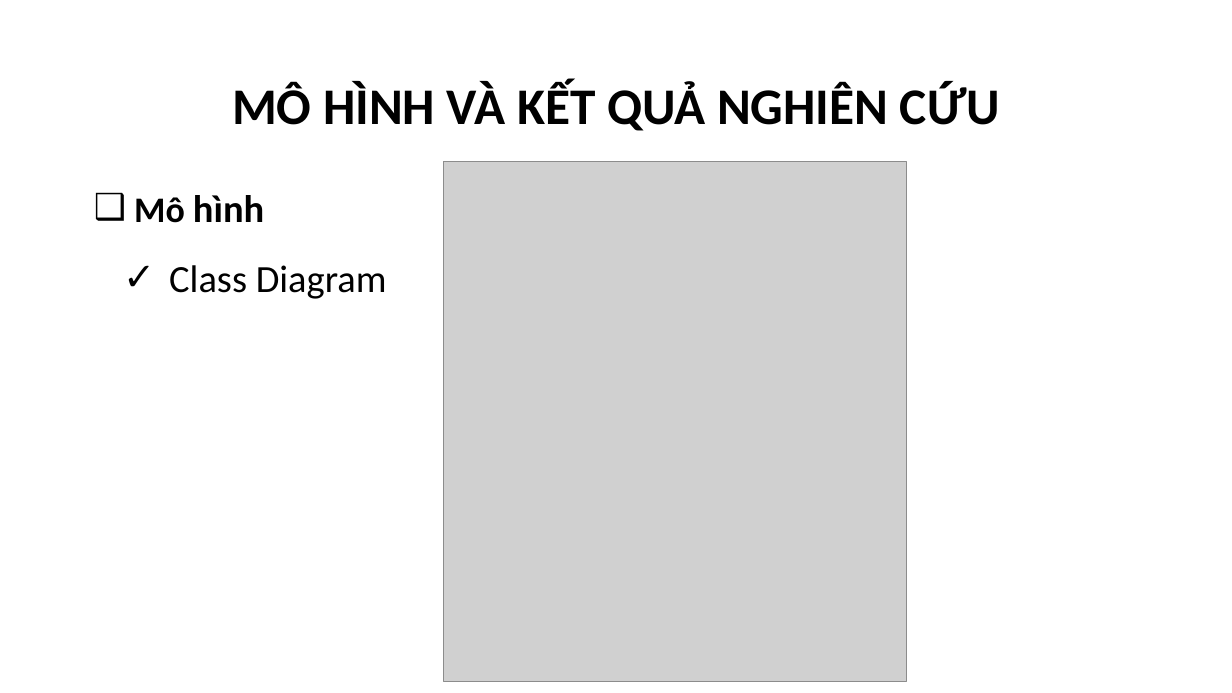
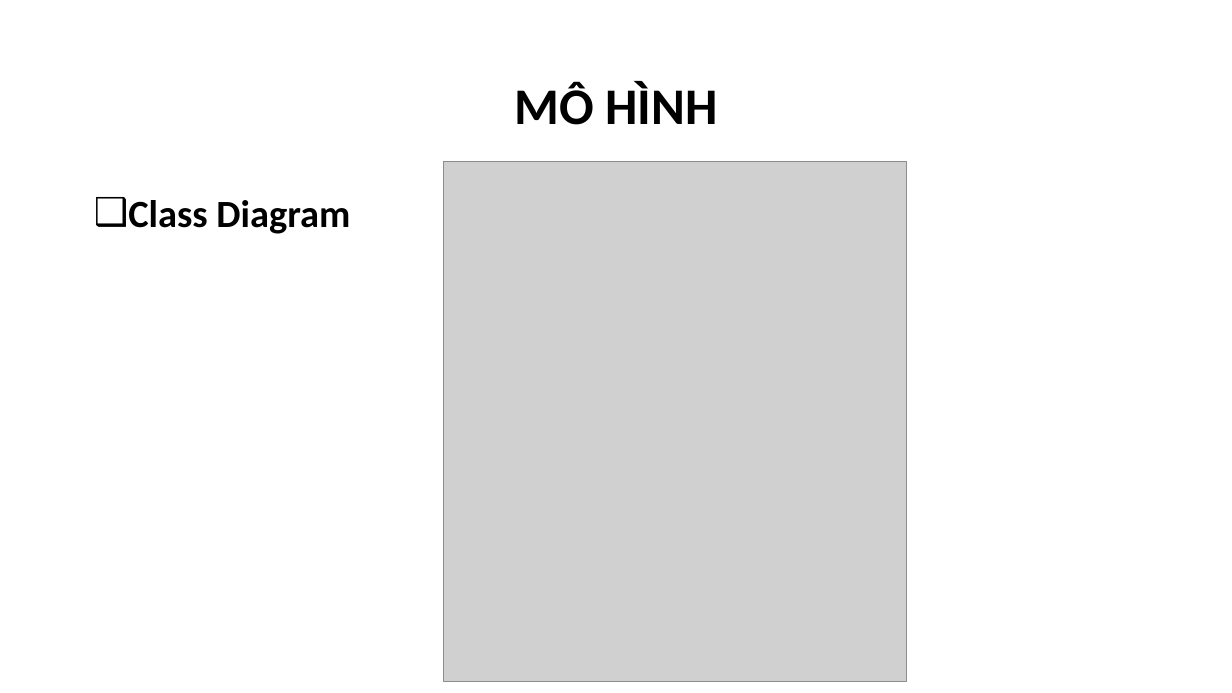
Before and after one commit to phamthevinhtv/csn-da22ttc-phamthevinh-vattunongnghiep, a slide deck: slide 7 of thesis/abs/CSN-PhamTheVinh-110122208-DA22TTC.pptx (slide 6 before the commit). Drawn at 1232x693 pixels with LibreOffice and Linux fonts; fonts in the diff are those of the drawing; grey boxes stand for pictures; background and template pictures are left out. Boxes give left, top, right and bottom in pixels: in the first picture for what was removed or moved away, otherwise in the second. Text is boxed around its words. In the diff, an @@ line names an element or a change of style, - is before the commit and + after.

```diff
--- a/thesis/abs/CSN-PhamTheVinh-110122208-DA22TTC.pptx
+++ b/thesis/abs/CSN-PhamTheVinh-110122208-DA22TTC.pptx
@@ title at bbox=[514, 82, 717, 125]: text changed @@
-MÔ HÌNH VÀ KẾT QUẢ NGHIÊN CỨU
+MÔ HÌNH
@@ text "Class Diagram" at bbox=[128, 200, 350, 234]: bold on; bullet ✓ to ❑; line spacing 1.5 to 1 @@
@@ text at bbox=[134, 195, 264, 223]: paragraph removed @@
-❑ Mô hình
```
Also in this commit, not shown: 8 other slides changed, 2 slides added, 6 other files.
